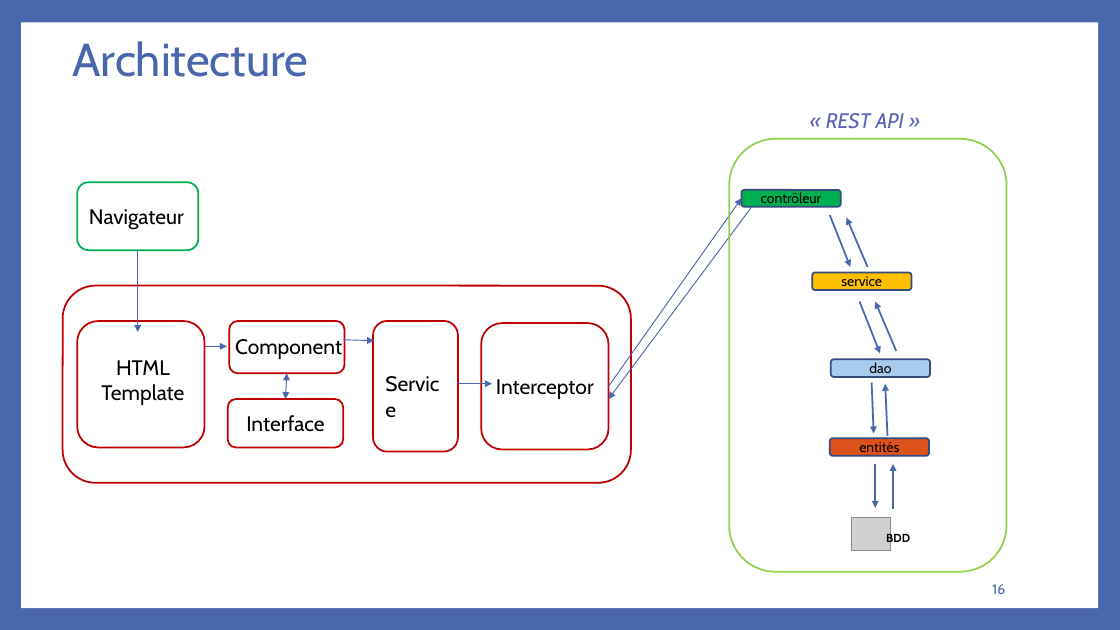
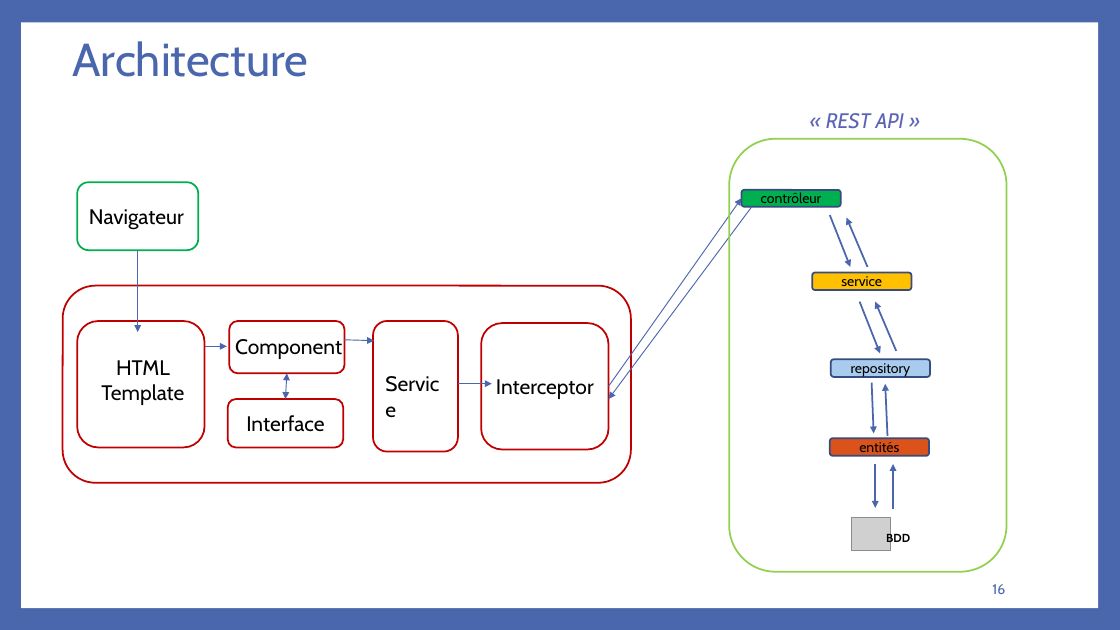
Before and after one commit to bakedpotato191/projet, a slide deck: slide 16 of rapport.PPTX. Drawn at 1120x630 pixels with LibreOffice and Linux fonts; fonts in the diff are those of the drawing; grey boxes stand for pictures. Boxes give left, top, right and bottom in pixels: in the first picture for what was removed or moved away, otherwise in the second. Text is boxed around its words. In the diff, an @@ line names an element or a change of style, - is before the commit and + after.

```diff
--- a/rapport.PPTX
+++ b/rapport.PPTX
@@ text in rounded rectangle at (851, 363, 911, 377): text changed @@
-dao
+repository
```
Also in this commit, not shown: 1 other slide changed, 1 slide added, 1 slide removed, 32 other files.
